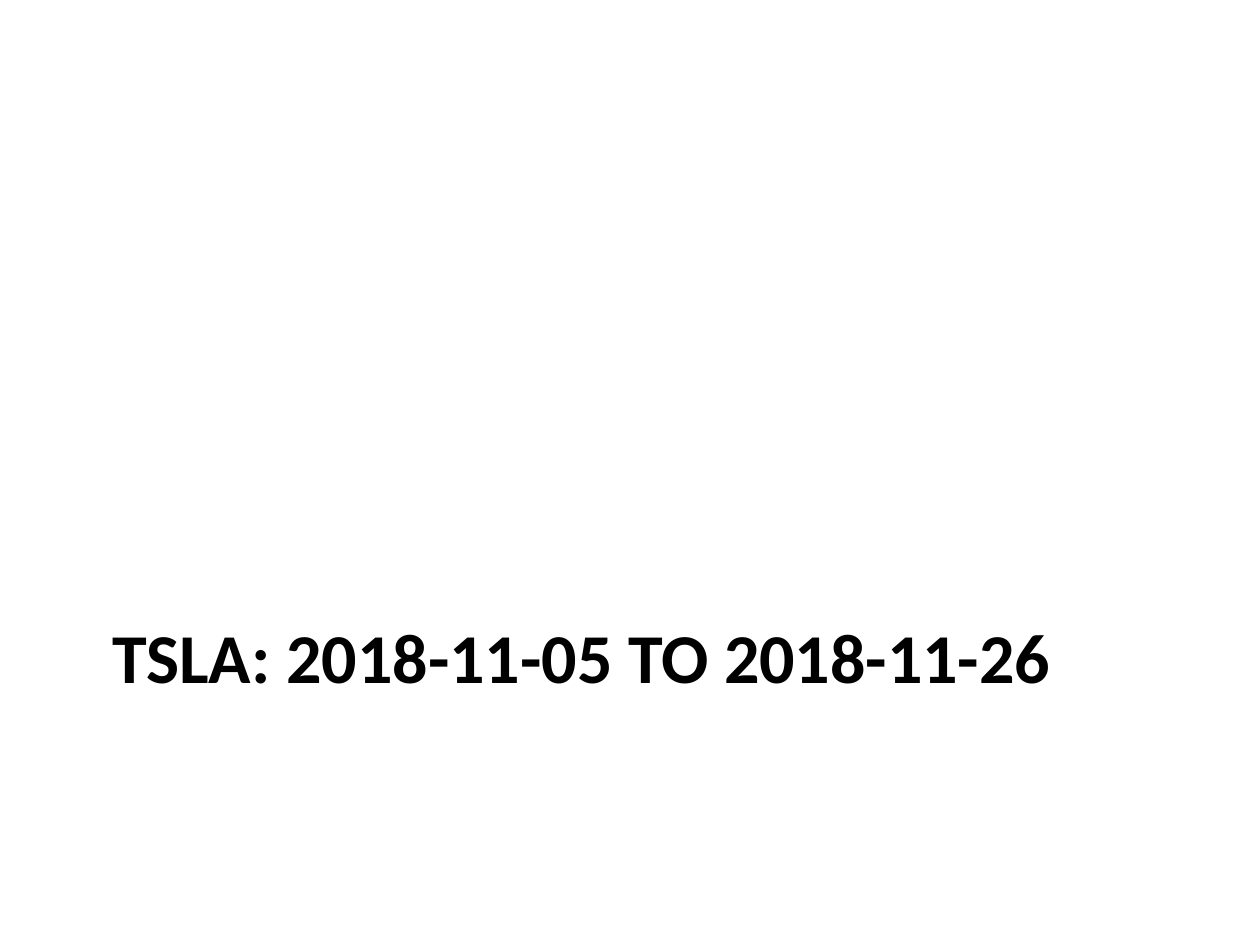
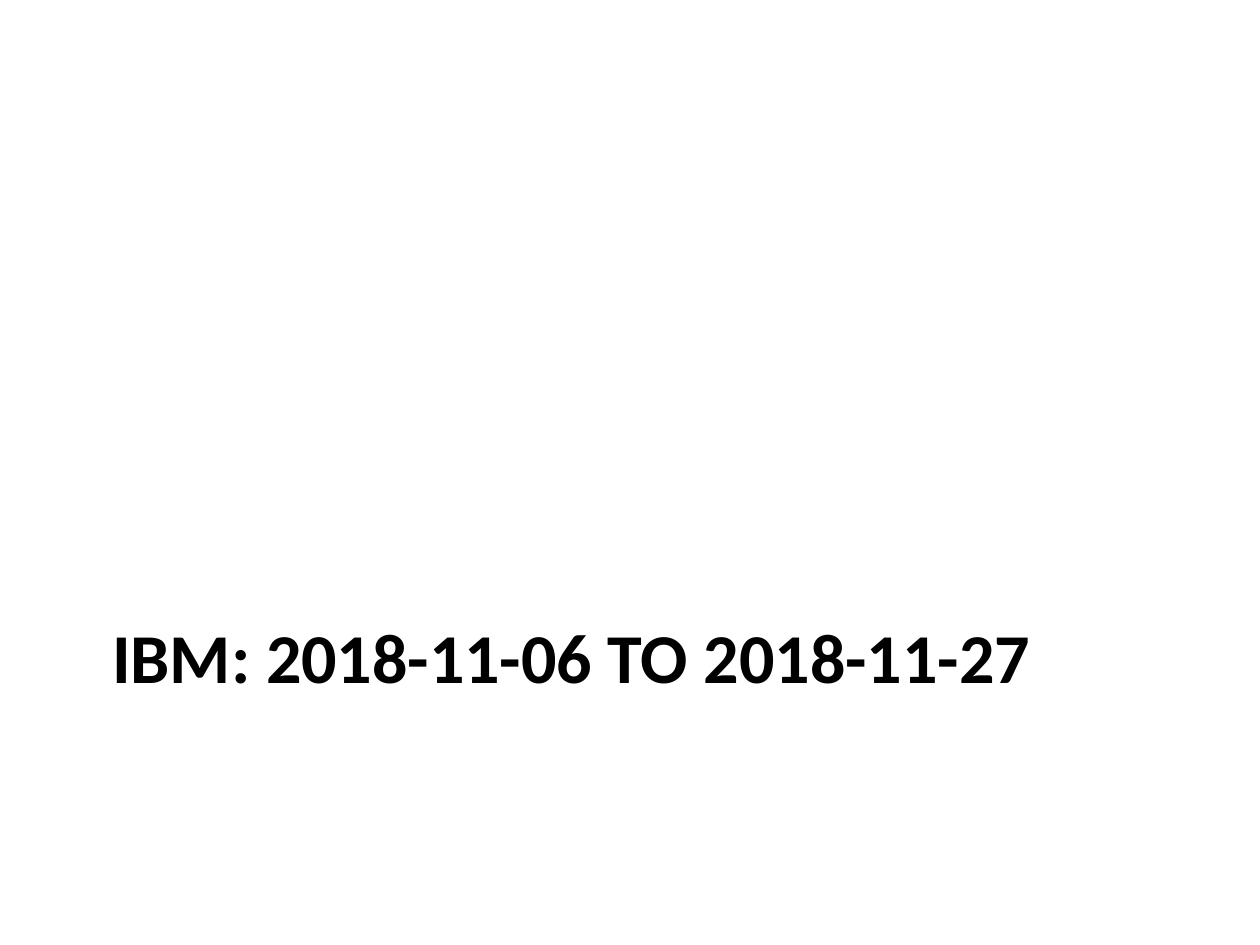
Before and after one commit to sol-eng/powerpoint, a slide deck: slide 2 of webinar/demos/stocks/stocks.pptx. Drawn at 1260x945 pixels with LibreOffice and Linux fonts; fonts in the diff are those of the drawing. Boxes give left, top, right and bottom in pixels: in the first picture for what was removed or moved away, otherwise in the second. Text is boxed around its words. In the diff, an @@ line names an element or a change of style, - is before the commit and + after.

```diff
--- a/webinar/demos/stocks/stocks.pptx
+++ b/webinar/demos/stocks/stocks.pptx
@@ title at bbox=[112, 634, 1030, 684]: text changed @@
-TSLA: 2018-11-05 TO 2018-11-26
+IBM: 2018-11-06 TO 2018-11-27
```
Also in this commit, not shown: 4 other slides changed, 5 other files.
